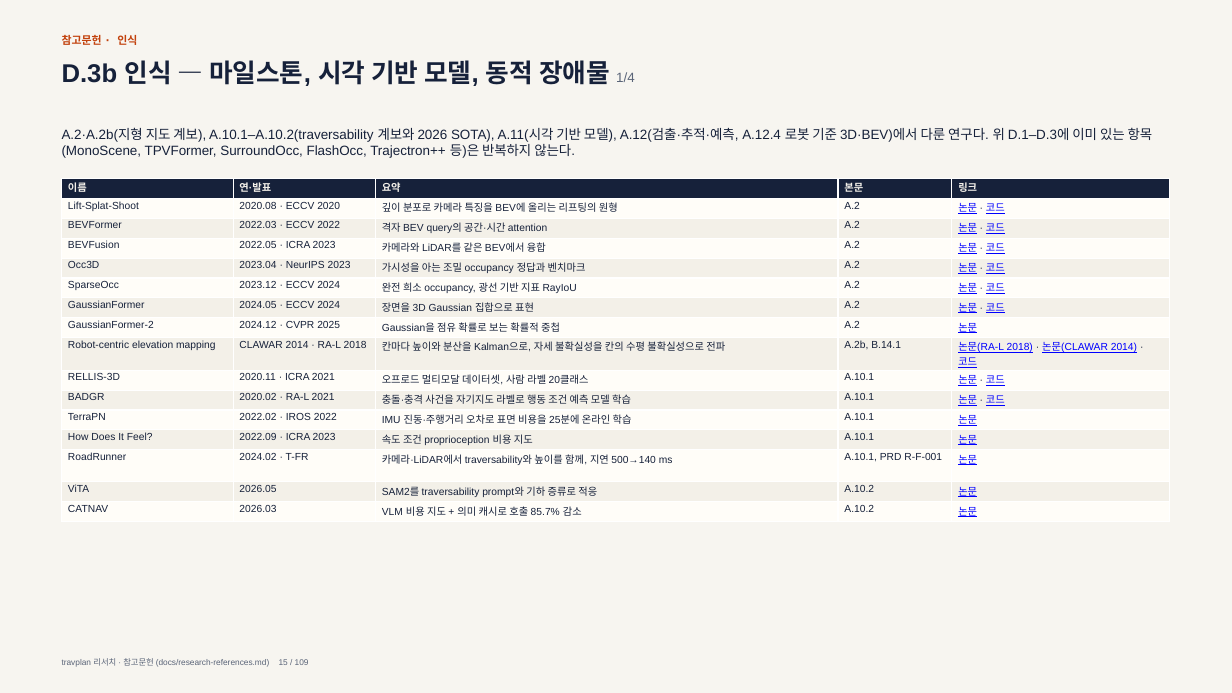
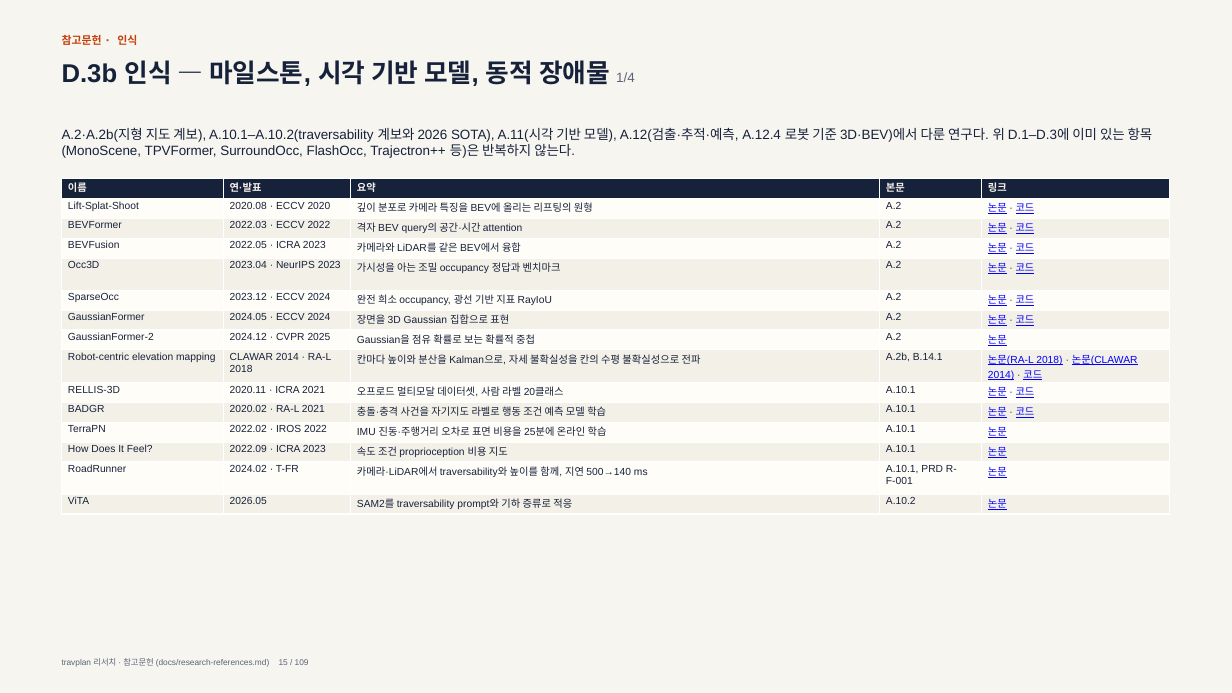
Before and after one commit to Geonhee-LEE/travplan-site, a slide deck: slide 15 of slides/research-references/research-references.pptx. Drawn at 1232x693 pixels with LibreOffice and Linux fonts; fonts in the diff are those of the drawing. Boxes give left, top, right and bottom in pixels: in the first picture for what was removed or moved away, otherwise in the second. Text is boxed around its words. In the diff, an @@ line names an element or a change of style, - is before the commit and + after.

```diff
--- a/slides/research-references/research-references.pptx
+++ b/slides/research-references/research-references.pptx
@@ table at [62, 178, 1171, 514] @@
-row 16: CATNAV | 2026.03 | VLM 비용 지도 + 의미 캐시로 호출 85.7% 감소 | A.10.2 | 논문
```
Also in this commit, not shown: 3 other slides changed, 12 other files.
